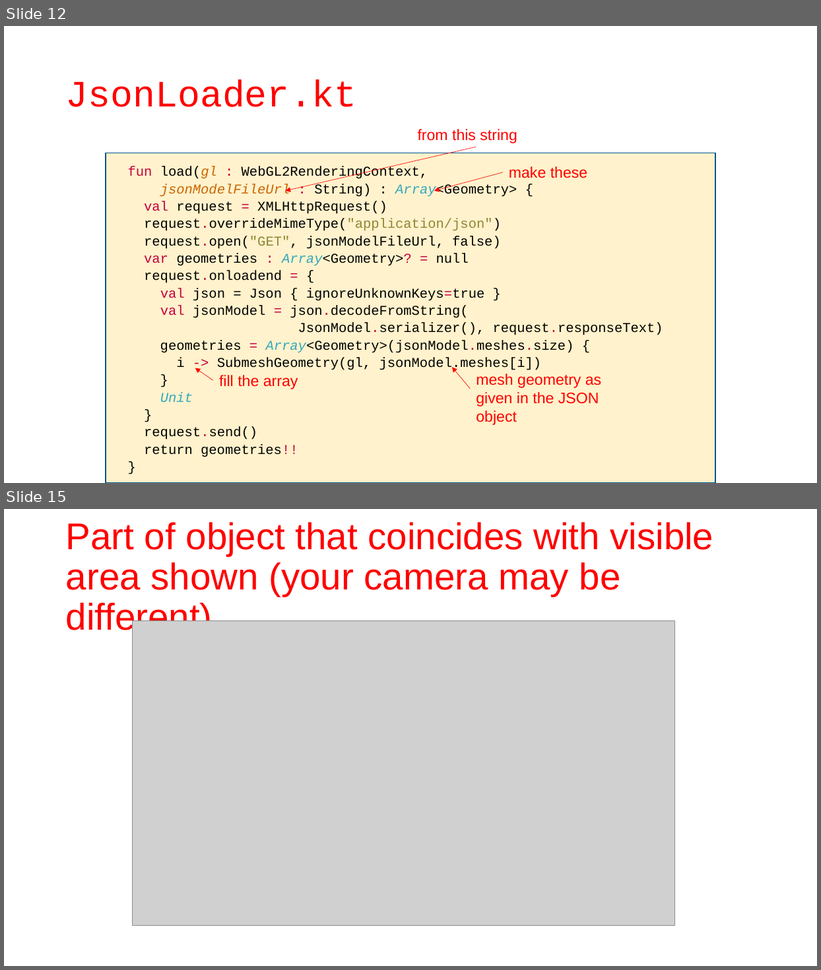
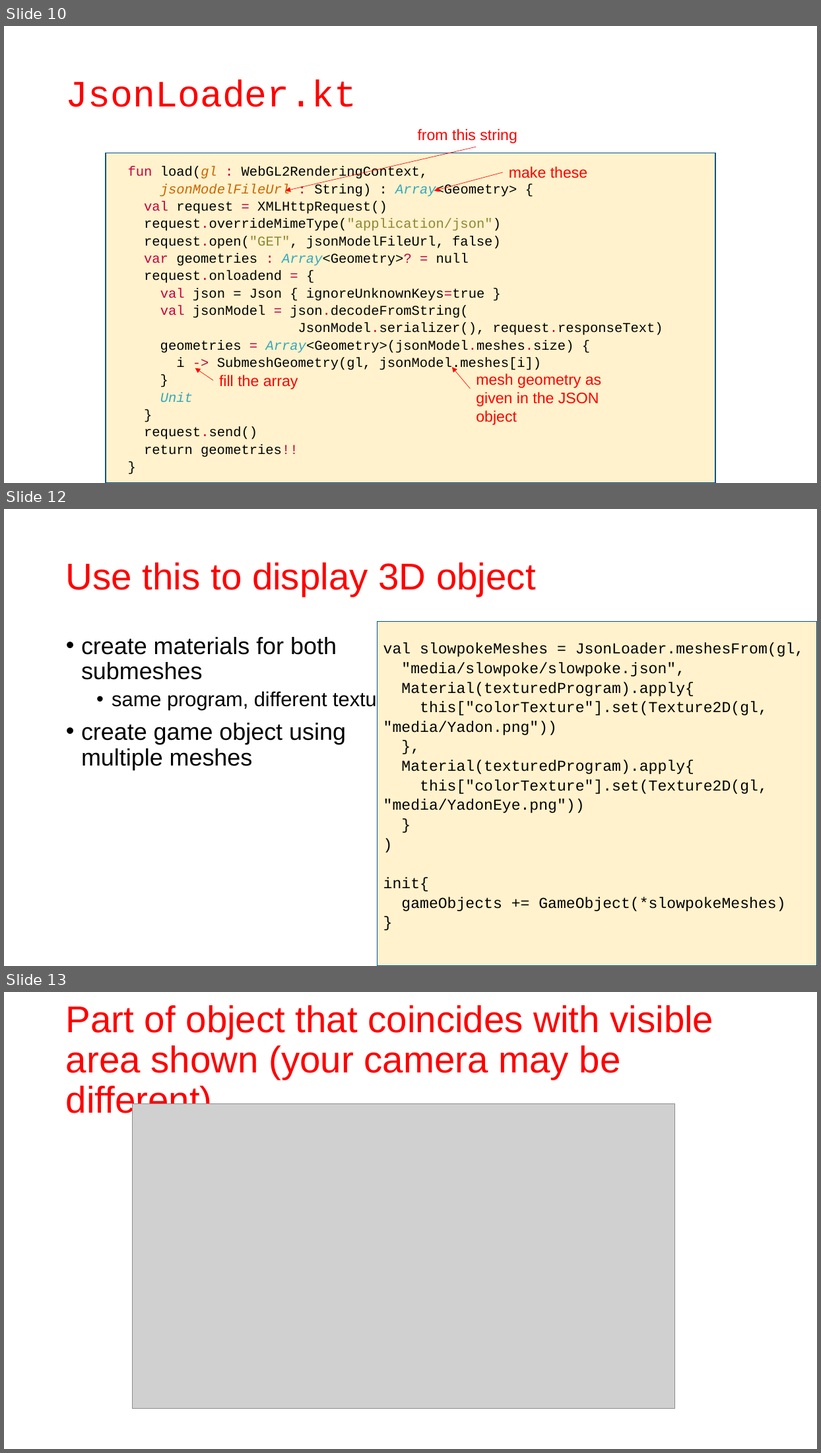
Before and after one commit to szecsi/kogfactory, a slide deck: projects/kog.040.010-models/aitcg310 - Modeling.pptx. Shown one above the other, each under a label of ours: slides 12 and 15 before the commit, slides 10, 12 and 13 after it; the slides between them are not shown. The pictures are 821x970 and 821x1453 pixels, drawn with LibreOffice and Linux fonts; fonts in the diff are those of the drawing; grey boxes stand for pictures. Boxes give left, top, right and bottom in pixels: in the first picture for what was removed or moved away, otherwise in the second. Text is boxed around its words. In the diff, an @@ line names an element or a change of style, - is before the commit and + after.

```diff
--- a/projects/kog.040.010-models/aitcg310 - Modeling.pptx
+++ b/projects/kog.040.010-models/aitcg310 - Modeling.pptx
@@ slide 12 added at [4, 509, 817, 966], background #FFFFFF @@
@@ title added at [66, 562, 536, 596], 44 pt, text #FF0000 @@
+Use this to display 3D object
@@ rectangle added at [378, 622, 817, 966], fill #FFF2CC, outline #00538E 1 pt, 18 pt, text #000000 @@
+val slowpokeMeshes = JsonLoader.meshesFrom(gl,
+"media/slowpoke/slowpoke.json",
+Material(texturedProgram).apply{
+this["colorTexture"].set(Texture2D(gl, "media/Yadon.png"))
+},
+Material(texturedProgram).apply{
+this["colorTexture"].set(Texture2D(gl, "media/YadonEye.png"))
+}
+)
+init{
+gameObjects += GameObject(*slowpokeMeshes)
+}
@@ text added at [81, 637, 395, 770], 28 pt, text #000000 @@
+• create materials for both submeshes
+  • same program, different texture
+• create game object using multiple meshes
@@ what was slide 12 is now slide 10 @@
@@ what was slide 15 is now slide 13 @@
```
Also in this commit, not shown: 2 slides changed, 3 slides removed, 1 other file.
